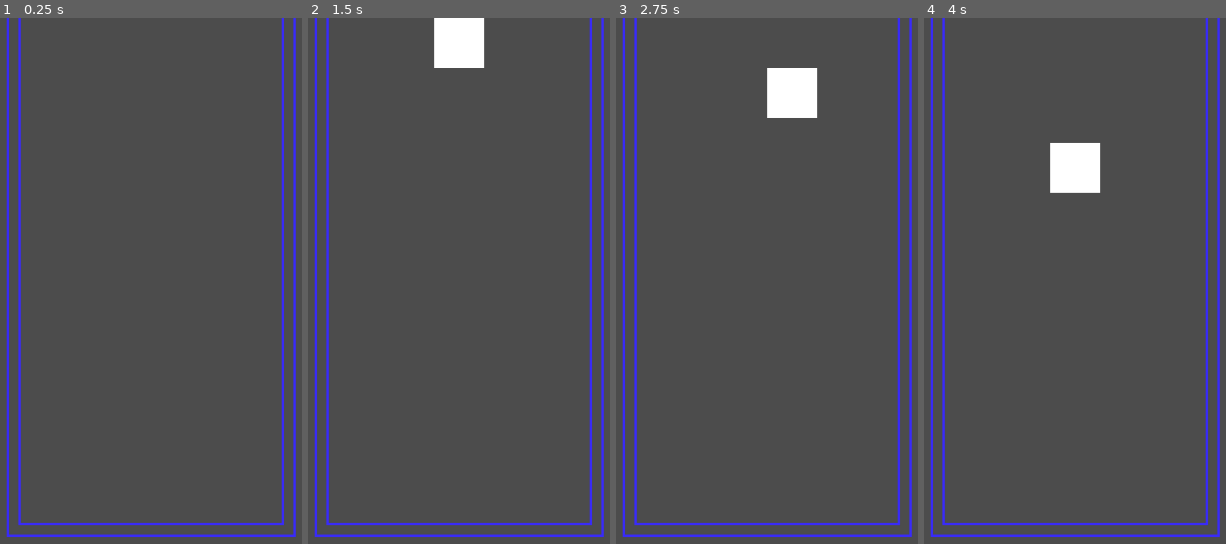
Above: before the commit, frames 1-4 (left to right).
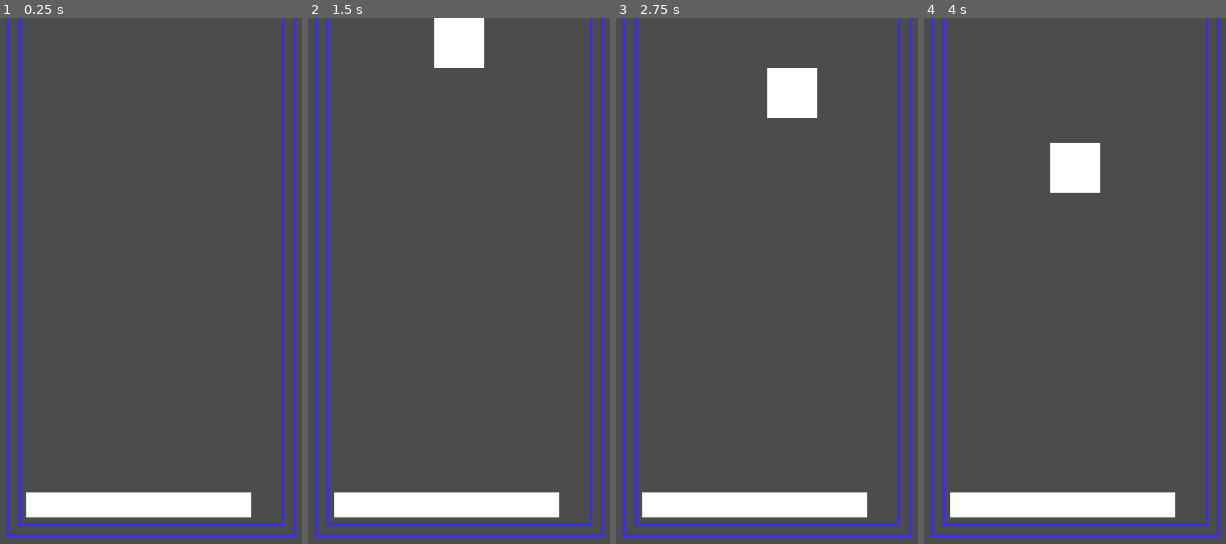
Above: after the commit, the same moments.

Repository: ImUrX/methris
Game: Godot game, scene res://Node2D.tscn
Two runs of this game, one before a commit and one after it. Both use one fixed random seed, a clock stepped at 60 frames per second and the inputs below. The project has no main scene, so this scene is started directly.
Inputs:
- Up to frame 1 (0.25 s): no input
- Up to frame 2 (1.5 s): tap Enter at 0.5 s; hold Right (right) 0.53-1.28 s; tap Space (flip) at 0.6, 1.25, 1.35 s; hold A (left) from 1.28 s (still down)
- Up to frame 3 (2.75 s): release A (left) at 2.03 s; hold Right (right) from 2.03 s (still down); tap Space (flip) at 2.1 s
- Up to frame 4 (4 s): tap Enter at 2.75 s; tap Space (flip) at 2.85, 3.6 s; release Right (right) at 3.53 s; hold A (left) from 3.53 s (still down)

The runs differ from the first frame. In frame 1, 3.7% of the frame differs, in the area x 8-84%, y 90-96%; in frame 2, 3.7%; in frame 3, 3.7%; in frame 4, 3.7%.

Commit message:
make them go low

Diff:
--- a/Node2D.tscn
+++ b/Node2D.tscn
@@ -57,5 +57,5 @@
 tile_set = SubResource( 1 )
 cell_size = Vector2( 32, 32 )
 format = 1
-tile_data = PoolIntArray( 9, -1073741823, 0, 20, -1073741823 …(862 unchanged characters)… 741823, 0, 1245193, -1073741823, 0, 1245204, -1073741823, 0, 1310729, 2, 0, 1310 …(171 unchanged characters)…
+tile_data = PoolIntArray( 9, -1073741823, 0, 20, -1073741823 …(862 unchanged characters)… 741823, 0, 1245193, -1073741823, 0, 1245194, 0, 0, 1245195, 0, 0, 1245196, 0, 0, 1245197, 0, 0, 1245198, 0, 0, 1245199, 0, 0, 1245200, 0, 0, 1245201, 0, 0, 1245202, 0, 0, 1245204, -1073741823, 0, 1310729, 2, 0, 1310 …(171 unchanged characters)…
 script = ExtResource( 2 )
--- a/TileMap.gd
+++ b/TileMap.gd
@@ -1,8 +1,8 @@
 extends TileMap
 
 
-const xMax = [10,19]
-const yMax = [0,19]
+const xMax = [10,20]
+const yMax = [0,20]
 var blocks = [load("res://blocks/L.gd"), load("res://blocks/Square.gd"), load("res://blocks/Threeway.gd"), load("res://blocks/Stick.gd"), load("res://blocks/J.gd")]
 
 # Declare member variables here. Examples:
@@ -39,14 +39,22 @@
 		instance.y -= 1
 		instance.graph(self, 0)
 		if(try):
-			var aux = false
+			var lastY = -1
 			for i in range(instance.size):
 				if(fullLine(instance.y - i)):
-					aux = true
-					for j in range (10, 20):
+					lastY = instance.y - i
+					for j in range (xMax[0], xMax[1]):
 						self.set_cell(j, instance.y - i, -1)
 					#agregar puntitos
-
+			var ran = range(yMax[0], lastY - 1)
+			ran.invert()
+			if lastY >= yMax[0]:
+				for i in range(xMax[0], xMax[1]):
+					print("x" + str(i))
+					for j in ran:
+						print(j)
+						self.set_cell(i, j + 1, self.get_cell(i, j))
+						self.set_cell(i, j, -1)
 
 
 			instance = randomBlock()
